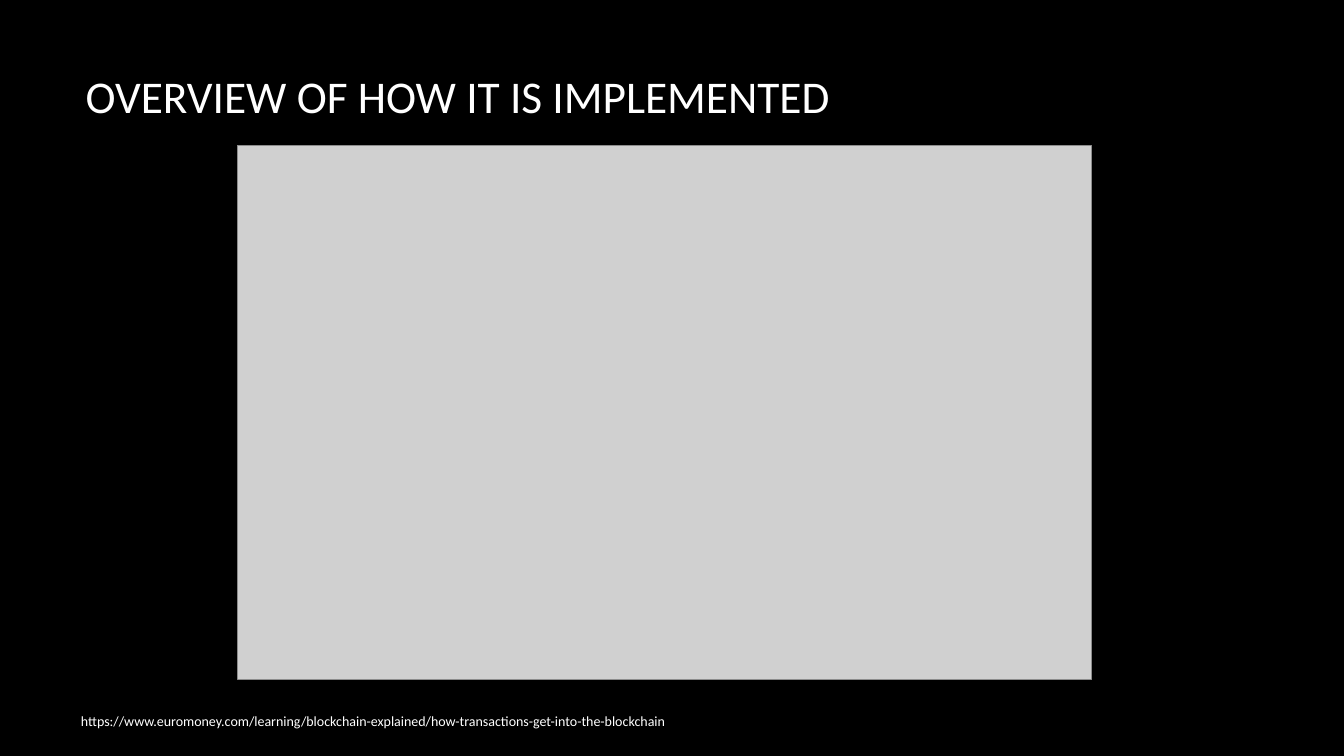
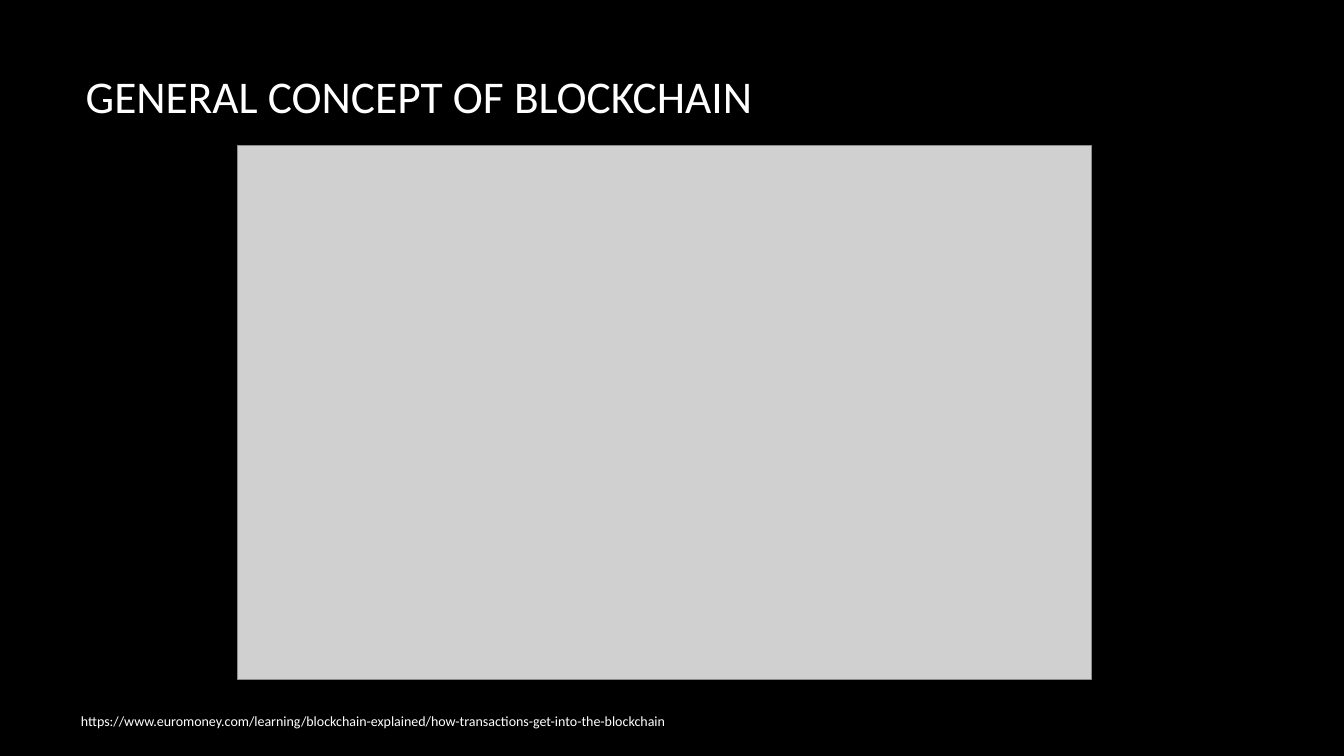
Before and after one commit to ParasDalal/TechNotes, a slide deck: slide 11 of The Future of BlockchainV2.pptx. Drawn at 1344x756 pixels with LibreOffice and Linux fonts; fonts in the diff are those of the drawing; grey boxes stand for pictures; background and template pictures are left out. Boxes give left, top, right and bottom in pixels: in the first picture for what was removed or moved away, otherwise in the second. Text is boxed around its words. In the diff, an @@ line names an element or a change of style, - is before the commit and + after.

Commit message:
blockchain

```diff
--- a/The Future of BlockchainV2.pptx
+++ b/The Future of BlockchainV2.pptx
@@ title at bbox=[86, 83, 752, 114]: text changed @@
-OVERVIEW OF HOW IT IS IMPLEMENTED
+GENERAL CONCEPT OF BLOCKCHAIN
```
Also in this commit, not shown: 5 other slides changed, 1 slide added, 1 other file.
